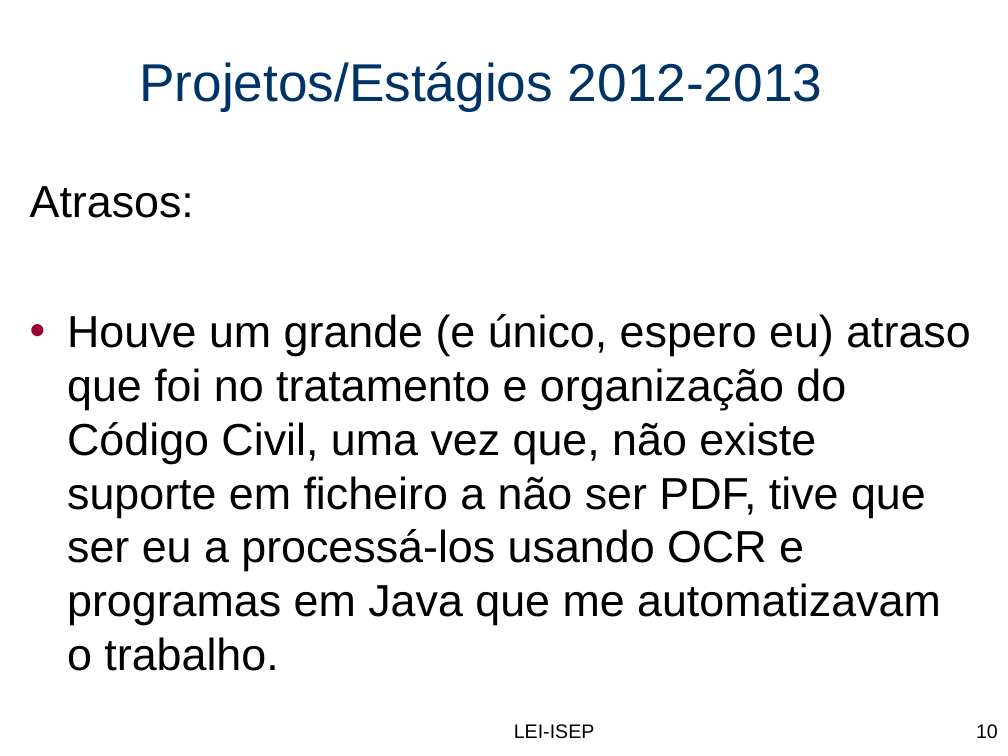
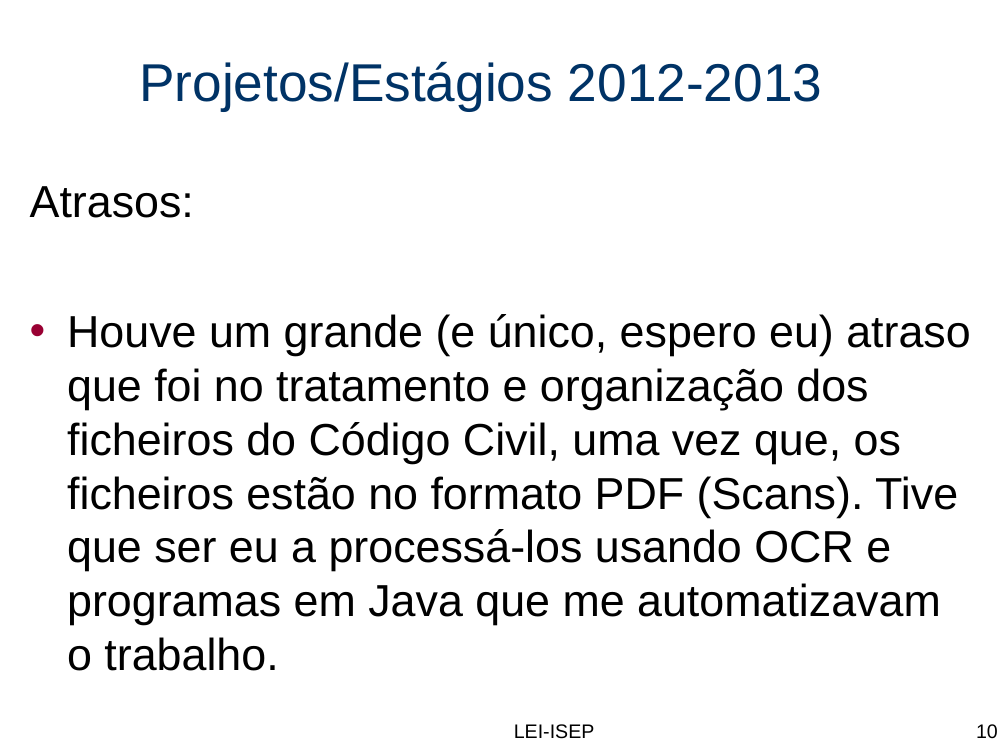
Before and after one commit to ctmartinez1992/RightsManagement, a slide deck: slide 10 of Progresso/PESTI_Ponto_Situação.ppt. Drawn at 1008x756 pixels with LibreOffice and Linux fonts; fonts in the diff are those of the drawing; background and template pictures are left out. Boxes give left, top, right and bottom in pixels: in the first picture for what was removed or moved away, otherwise in the second. Text is boxed around its words. In the diff, an @@ line names an element or a change of style, - is before the commit and + after.

```diff
--- a/Progresso/PESTI_Ponto_Situação.ppt
+++ b/Progresso/PESTI_Ponto_Situação.ppt
@@ text at box(67, 314, 970, 671): text changed @@
-• Houve um grande (e único, espero eu) atraso que foi no tratamento e organização do Código Civil, uma vez que, não existe suporte em ficheiro a não ser PDF, tive que ser eu a processá-los usando OCR e programas em Java que me automatizavam o trabalho.
+• Houve um grande (e único, espero eu) atraso que foi no tratamento e organização dos ficheiros do Código Civil, uma vez que, os ficheiros estão no formato PDF (Scans). Tive que ser eu a processá-los usando OCR e programas em Java que me automatizavam o trabalho.
```
Also in this commit, not shown: 7 other slides changed, 54 other files.
